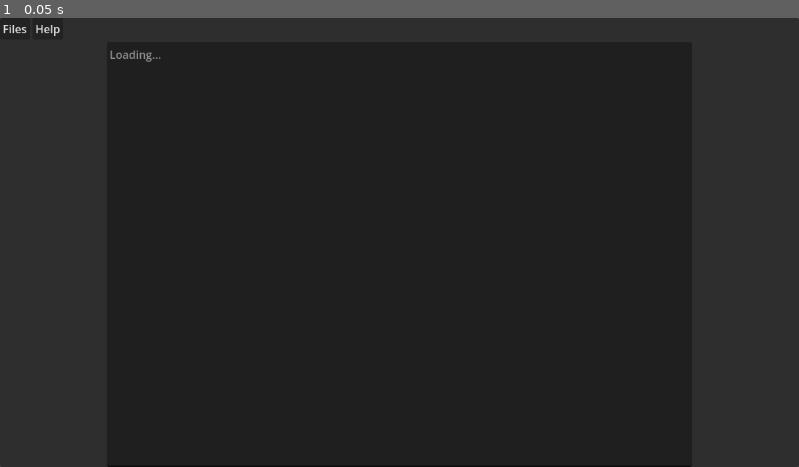
Above: before the commit, frame 1.
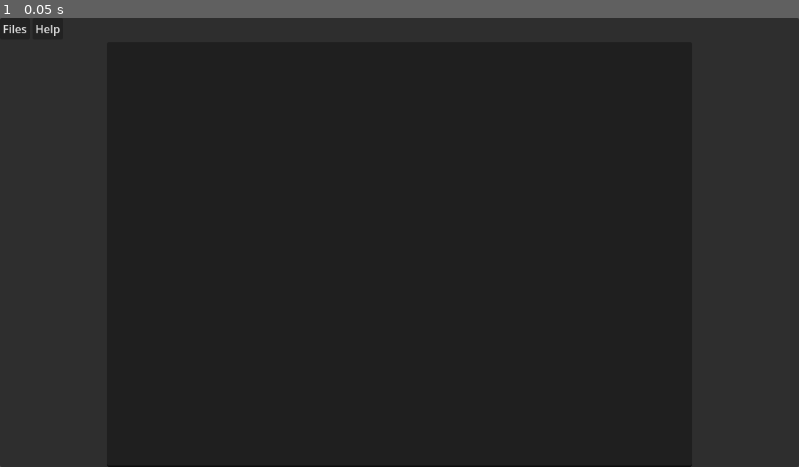
Above: after the commit, the same moment.

Repository: erwan-privat/unmix-gui
Game: Godot game, scene res://main.tscn
The game is run twice, just before and just after one commit, with the same random seed, the same clock (stepped at 60 frames per second) and the same inputs.
Inputs:
- Up to frame 1 (0.05 s): no input

The runs differ from the first frame. In frame 1, less than 0.1% of the frame differs, in the area x 13-21%, y 7-10%.

Commit message:
before going full script

Diff:
--- a/src/main.tscn
+++ b/src/main.tscn
@@ -15,7 +15,6 @@
 layout_mode = 2
 
 [node name="MenuBar" type="MenuBar" parent="VBoxContainer"]
-unique_name_in_owner = true
 layout_mode = 2
 script = ExtResource("2_dq8v7")
 
@@ -35,7 +34,6 @@
 [node name="TextEdit" type="TextEdit" parent="VBoxContainer/HBoxContainer"]
 layout_mode = 2
 size_flags_horizontal = 3
-placeholder_text = "Loading..."
 editable = false
 
 [node name="QueueSC" type="ScrollContainer" parent="VBoxContainer/HBoxContainer"]
--- a/src/menu_bar.gd
+++ b/src/menu_bar.gd
@@ -1,4 +1,6 @@
 extends MenuBar
+
+const GITHUB := "https://github.com/erwan-privat/unmix-gui"
 
 const SEP := "-"
 const SK := "shortcut"
@@ -34,22 +36,23 @@
 		var pop := PopupMenu.new()
 		pop.name = m
 
-		var ix:= 0
+		#var ix:= 0
 		for key in menu[m]:
 			if key == SEP:
 				pop.add_separator()
 			else:
-				var sc = Shortcut.new()
+
 				pop.add_item(key)
 				# FIXME setup shortcuts
+				#var sc = Shortcut.new()
 				#pop.set_item_shortcut(ix, Shortcut.new())
-			++ix
+			#++ix
 
 		pop.index_pressed.connect(func (i: int):
 			var sm = menu[m].keys()[i]
 			menu[m][sm].callback.call()
 		)
-		%MenuBar.add_child(pop)
+		add_child(pop)
 
 
 func _on_index_pressed(cat, index) -> void:
@@ -68,7 +71,19 @@
 
 
 func _on_help_github() -> void:
+	OS.shell_open(GITHUB)
+	#var help := AcceptDialog.new()
 	pass
 
+
 func _on_help_about() -> void:
-	print("Made by Erwan Privat, more info on G")
+	#FIXME Dialog with about text
+	var about = "Made by Erwan Privat, more info on " \
+			+ GITHUB
+	print(about)
+	# var rt := RichTextLabel.new()
+	# rt.text = about
+	# var pu := PopupPanel.new()
+	# pu.add_child(rt)
+	# add_child(pu)
+	# pu.show()
--- a/src/project.godot
+++ b/src/project.godot
@@ -22,6 +22,17 @@
 "events": [Object(InputEventKey,"resource_local_to_scene":false,"resource_name":"","device":-1,"window_id":0,"alt_press …(191 unchanged characters)…
 ]
 }
+help={
+"deadzone": 0.5,
+"events": [Object(InputEventKey,"resource_local_to_scene":false,"resource_name":"","device":-1,"window_id":0,"alt_pressed":false,"shift_pressed":false,"ctrl_pressed":true,"meta_pressed":false,"pressed":false,"keycode":0,"physical_keycode":72,"key_label":0,"unicode":104,"location":0,"echo":false,"script":null)
+, Object(InputEventKey,"resource_local_to_scene":false,"resource_name":"","device":-1,"window_id":0,"alt_pressed":false,"shift_pressed":false,"ctrl_pressed":false,"meta_pressed":false,"pressed":false,"keycode":0,"physical_keycode":4194332,"key_label":0,"unicode":0,"location":0,"echo":false,"script":null)
+]
+}
+github={
+"deadzone": 0.5,
+"events": [Object(InputEventKey,"resource_local_to_scene":false,"resource_name":"","device":-1,"window_id":0,"alt_pressed":false,"shift_pressed":false,"ctrl_pressed":true,"meta_pressed":false,"pressed":false,"keycode":0,"physical_keycode":71,"key_label":0,"unicode":103,"location":0,"echo":false,"script":null)
+]
+}
 
 [rendering]
 
